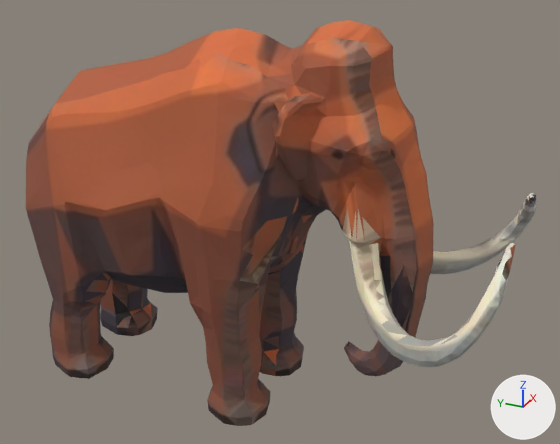
What one commit did to the glTF model assets/models/woolly_mammoth_6view.glb.
One viewpoint serves both versions: a 50 mm camera at (-6.01, -3.09, 4.91) aimed at (0.13, -0.33, 1.84). Arrows for +X, +Y and +Z are at lower right; the lights stay in place. The first picture is the older version. Vertices at exactly the same position are counted once.

Script lines for the objects in view, before the commit:
```python
mat_woolly_mammoth_walkabout_cel_mat = principled_material('woolly_mammoth_walkabout_cel_mat')
mat_woolly_mammoth_walkabout_cel_mat.texture = img_woolly_mammoth_atlas_2048
mat_woolly_mammoth_walkabout_cel_mat.roughness = 0.78
me_woolly_mammoth_mesh = bpy.data.meshes.new('woolly_mammoth_mesh')
me_woolly_mammoth_mesh.from_pydata(...)  # 2102 vertices, 4200 faces; spans x -1.06..1.06, y -2.56..2.56, z 0.0..3.8
me_woolly_mammoth_mesh.materials.append(mat_woolly_mammoth_walkabout_cel_mat)  # picture img_woolly_mammoth_atlas_2048
ob_woolly_mammoth_walkabout_6view = bpy.data.objects.new('woolly_mammoth_walkabout_6view', me_woolly_mammoth_mesh)
ob_woolly_mammoth_walkabout_6view.location = (0.0, 0.0, 0.0)
```
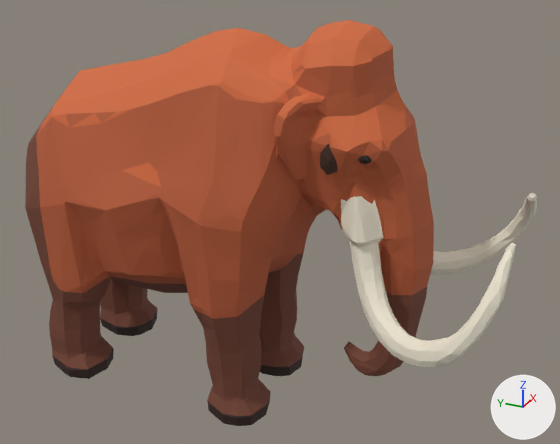
What differs and where, as boxes [x1, y1, x2, y2] in the pictures (560 x 444 px):
'woolly_mammoth_walkabout_6view', surface changed, reshaped
    before: [26, 20, 536, 426]
    after: [25, 20, 537, 426]
part 1 of me_woolly_mammoth_mesh, built on
    before: [26, 76, 76, 253]
    after: [26, 77, 427, 334]
part 2 of me_woolly_mammoth_mesh, reshaped
    before: [100, 309, 111, 331]
    after: [52, 308, 158, 378]
part 3 of me_woolly_mammoth_mesh, added
    after: [207, 346, 304, 418]
part 4 of me_woolly_mammoth_mesh, added (brown)
    after: [117, 163, 162, 207]

What changed in the scene script:
```text
Change mat_woolly_mammoth_walkabout_cel_mat:
    remove n2 = _N.new('ShaderNodeTexImage'); n2.name = 'Image Texture'
    remove n2.image = img_woolly_mammoth_atlas_2048
    remove n2.extension = 'EXTEND'
    add n3 = _N.new('ShaderNodeVertexColor'); n3.name = 'Color Attribute'
    where n0 = _N.new('ShaderNodeBsdfPrincipled'); n0.name = 'Principled BSDF'
    remove _L.new(n2.outputs[0], n0.inputs[0])  # 'Color' to 'Base Color'
    add _L.new(n3.outputs[0], n0.inputs[0])  # 'Color' to 'Base Color'
Change me_woolly_mammoth_mesh:
    used by ob_woolly_mammoth_walkabout_6view; location = (0.0, 0.0, 0.0)
    remove me_woolly_mammoth_mesh.from_pydata(...)  # 2102 vertices, 4200 faces; spans x -1.06..1.06, y -2.56..2.56, z 0.0..3.8
    add me_woolly_mammoth_mesh.from_pydata(...)  # 2781 vertices, 5371 faces; spans x -1.06..1.06, y -2.56..2.56, z -0.02..3.8
    me_woolly_mammoth_mesh part 1: 11 vertices removed from x -0.69..0.68, y -1.41..2.42, z 1.64..2.93; 408 vertices added at x -0.8..0.8, y -1.81..2.45, z 1.08..2.93
    me_woolly_mammoth_mesh part 2: 3 vertices removed from x -0.22..0.41, y 1.99..2.07, z 0.01..0.13; 122 vertices added at x -0.72..0.73, y 1.44..2.1, z 0.01..0.15
    me_woolly_mammoth_mesh part 3: 107 vertices added at x -0.74..0.73, y -0.45..0.17, z 0.01..0.15
    me_woolly_mammoth_mesh part 4: 5 vertices added at x -0.79..-0.74, y 0.37..0.81, z 2.41..2.49
    other edits to the shape of me_woolly_mammoth_mesh do not show in these pictures
```
